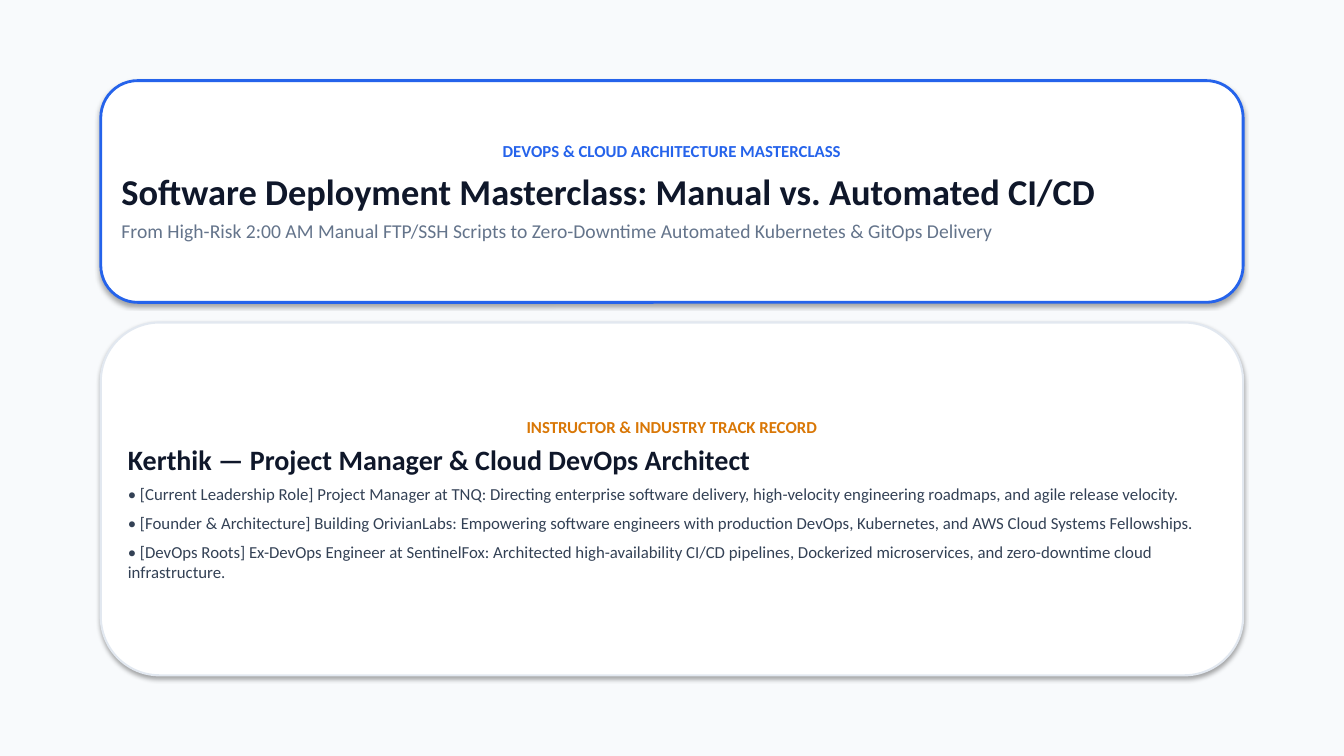
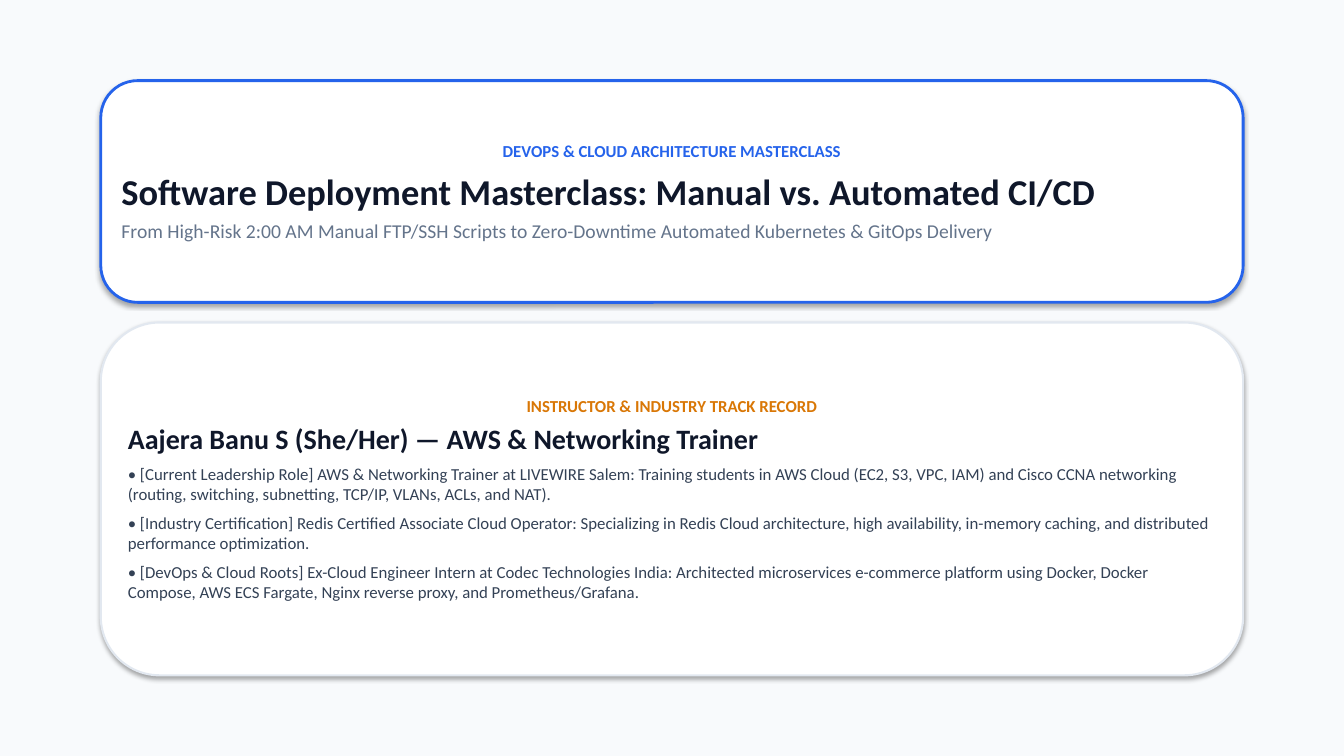
Before and after one commit to aajerabanu0508/cicd-masterclass, a slide deck: slide 1 of Deployment_Masterclass_10_Slides.pptx. Drawn at 1344x756 pixels with LibreOffice and Linux fonts; fonts in the diff are those of the drawing. Boxes give left, top, right and bottom in pixels: in the first picture for what was removed or moved away, otherwise in the second. Text is boxed around its words. In the diff, an @@ line names an element or a change of style, - is before the commit and + after.

Commit message:
feat(instructor): update course instructor and presenter to Aajera Banu S

```diff
--- a/Deployment_Masterclass_10_Slides.pptx
+++ b/Deployment_Masterclass_10_Slides.pptx
@@ text in rounded rectangle at (128,428,1209,601): text changed @@
-Kerthik — Project Manager & Cloud DevOps Architect
-• [Current Leadership Role] Project Manager at TNQ: Directing enterprise software delivery, high-velocity engineering roadmaps, and agile release velocity.
-• [Founder & Architecture] Building OrivianLabs: Empowering software engineers with production DevOps, Kubernetes, and AWS Cloud Systems Fellowships.
-• [DevOps Roots] Ex-DevOps Engineer at SentinelFox: Architected high-availability CI/CD pipelines, Dockerized microservices, and zero-downtime cloud infrastructure.
+Aajera Banu S (She/Her) — AWS & Networking Trainer
+• [Current Leadership Role] AWS & Networking Trainer at LIVEWIRE Salem: Training students in AWS Cloud (EC2, S3, VPC, IAM) and Cisco CCNA networking (routing, switching, subnetting, TCP/IP, VLANs, ACLs, and NAT).
+• [Industry Certification] Redis Certified Associate Cloud Operator: Specializing in Redis Cloud architecture, high availability, in-memory caching, and distributed performance optimization.
+• [DevOps & Cloud Roots] Ex-Cloud Engineer Intern at Codec Technologies India: Architected microservices e-commerce platform using Docker, Docker Compose, AWS ECS Fargate, Nginx reverse proxy, and Prometheus/Grafana.
```
Also in this commit, not shown: 7 other files.
